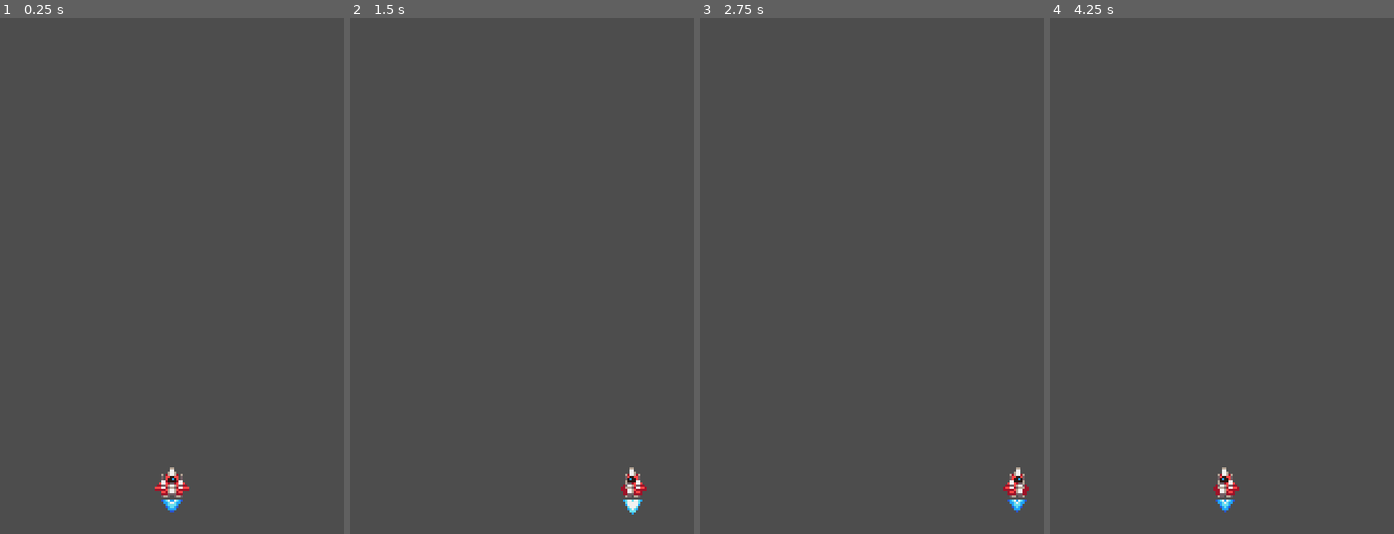
Above: before the commit, frames 1-4 (left to right).
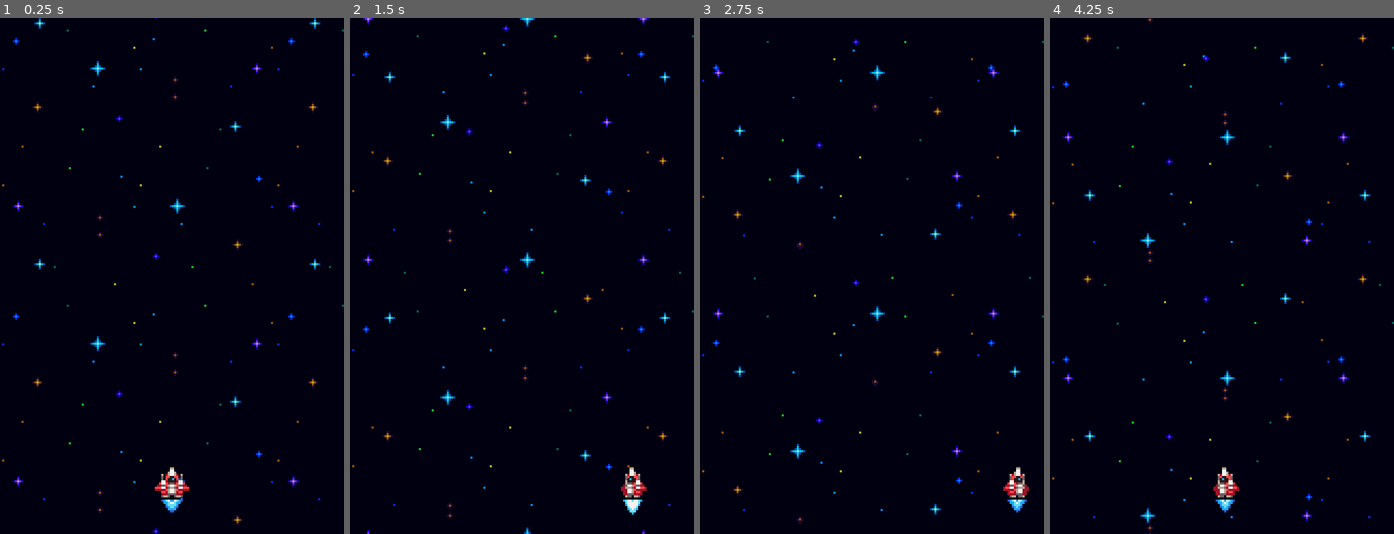
Above: after the commit, the same moments.

Repository: elbow667/GalaxyDefiance
Game: Godot game, scene res://world.tscn
Same seed, same stepped clock (60 frames per second), same inputs: the game is played once before the commit and once after it.
Inputs:
- Up to frame 1 (0.25 s): no input
- Up to frame 2 (1.5 s): hold Right (ui_right) 0.53-1.28 s; hold Left (ui_left) from 1.28 s (still down)
- Up to frame 3 (2.75 s): release Left (ui_left) at 2.03 s; hold Right (ui_right) from 2.03 s (still down)
- Up to frame 4 (4.25 s): release Right (ui_right) at 3.53 s; hold Left (ui_left) from 3.53 s (still down)

The runs differ from the first frame. In frame 1, 100% of the frame differs, in the area x 0-100%, y 0-100%; in frame 2, 100%; in frame 3, 100%; in frame 4, 100%.
Error in both runs: Compile Error: Identifier not found: global_position (res://components/spawner_component.gd:12)

Commit message:
P4 Parallax Background

Diff:
--- /dev/null
+++ b/effects/space_background.gd
@@ -0,0 +1,12 @@
+extends ParallaxBackground
+@onready var space_layer: ParallaxLayer = %SpaceLayer
+@onready var far_stars_layer: ParallaxLayer = %FarStarsLayer
+@onready var close_stars_layer: ParallaxLayer = %CloseStarsLayer
+
+
+
+# Called every frame. 'delta' is the elapsed time since the previous frame.
+func _process(delta: float) -> void:
+	close_stars_layer.motion_offset.y += 20 * delta
+	space_layer.motion_offset.y += 2 * delta
+	far_stars_layer.motion_offset.y += 5 * delta
--- /dev/null
+++ b/effects/space_background.tscn
@@ -0,0 +1,39 @@
+[gd_scene load_steps=5 format=3 uid="uid://cvxnlc4gytw2n"]
+
+[ext_resource type="Script" path="res://effects/space_background.gd" id="1_nownc"]
+[ext_resource type="Texture2D" uid="uid://bglika4hri51s" path="res://assets/space.png" id="1_v3mt5"]
+[ext_resource type="Texture2D" uid="uid://dfm2q2kxxdc3c" path="res://assets/far_stars.png" id="2_kkdma"]
+[ext_resource type="Texture2D" uid="uid://7cqtp88iqwvj" path="res://assets/close_stars.png" id="3_tcerv"]
+
+[node name="SpaceBackground" type="ParallaxBackground"]
+script = ExtResource("1_nownc")
+
+[node name="SpaceLayer" type="ParallaxLayer" parent="."]
+unique_name_in_owner = true
+motion_mirroring = Vector2(0, 240)
+
+[node name="Space" type="TextureRect" parent="SpaceLayer"]
+offset_right = 160.0
+offset_bottom = 240.0
+texture = ExtResource("1_v3mt5")
+stretch_mode = 1
+
+[node name="FarStarsLayer" type="ParallaxLayer" parent="."]
+unique_name_in_owner = true
+motion_mirroring = Vector2(0, 240)
+
+[node name="FarStars" type="TextureRect" parent="FarStarsLayer"]
+offset_right = 160.0
+offset_bottom = 240.0
+texture = ExtResource("2_kkdma")
+stretch_mode = 1
+
+[node name="CloseStarsLayer" type="ParallaxLayer" parent="."]
+unique_name_in_owner = true
+motion_mirroring = Vector2(0, 240)
+
+[node name="CloseStars" type="TextureRect" parent="CloseStarsLayer"]
+offset_right = 160.0
+offset_bottom = 240.0
+texture = ExtResource("3_tcerv")
+stretch_mode = 1
--- a/player_ship/ship.gd
+++ b/player_ship/ship.gd
@@ -18,7 +18,7 @@
 	spawner_component.spawn(right_muzzle.global_position)
 	scale_component.tween_scale()
 
-func _process(delta: float) -> void:
+func _process(_delta: float) -> void:
 	animate_the_ship()
 
 func animate_the_ship() -> void:
--- a/world.tscn
+++ b/world.tscn
@@ -1,8 +1,11 @@
-[gd_scene load_steps=2 format=3 uid="uid://ldsdn4ujgok3"]
+[gd_scene load_steps=3 format=3 uid="uid://ldsdn4ujgok3"]
 
 [ext_resource type="PackedScene" uid="uid://8o64veaactv0" path="res://player_ship/ship.tscn" id="1_xckl8"]
+[ext_resource type="PackedScene" uid="uid://cvxnlc4gytw2n" path="res://effects/space_background.tscn" id="2_7xocw"]
 
 [node name="World" type="Node2D"]
 
 [node name="Ship" parent="." instance=ExtResource("1_xckl8")]
 position = Vector2(80, 216)
+
+[node name="SpaceBackground" parent="." instance=ExtResource("2_7xocw")]
